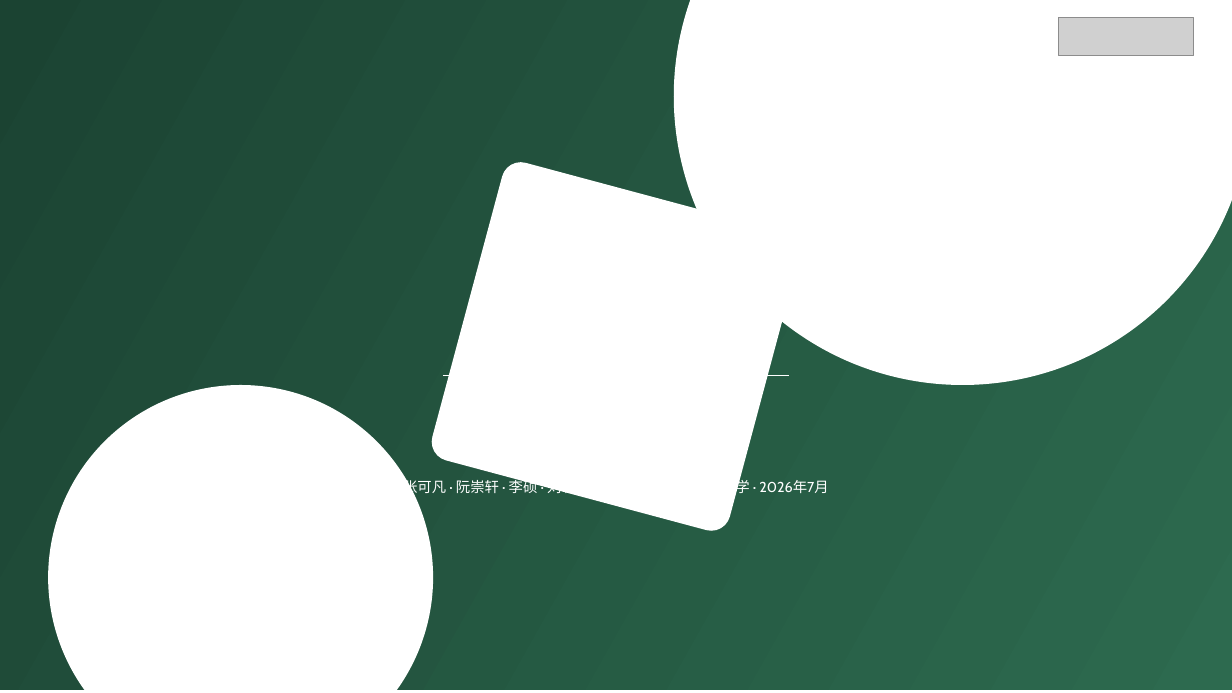
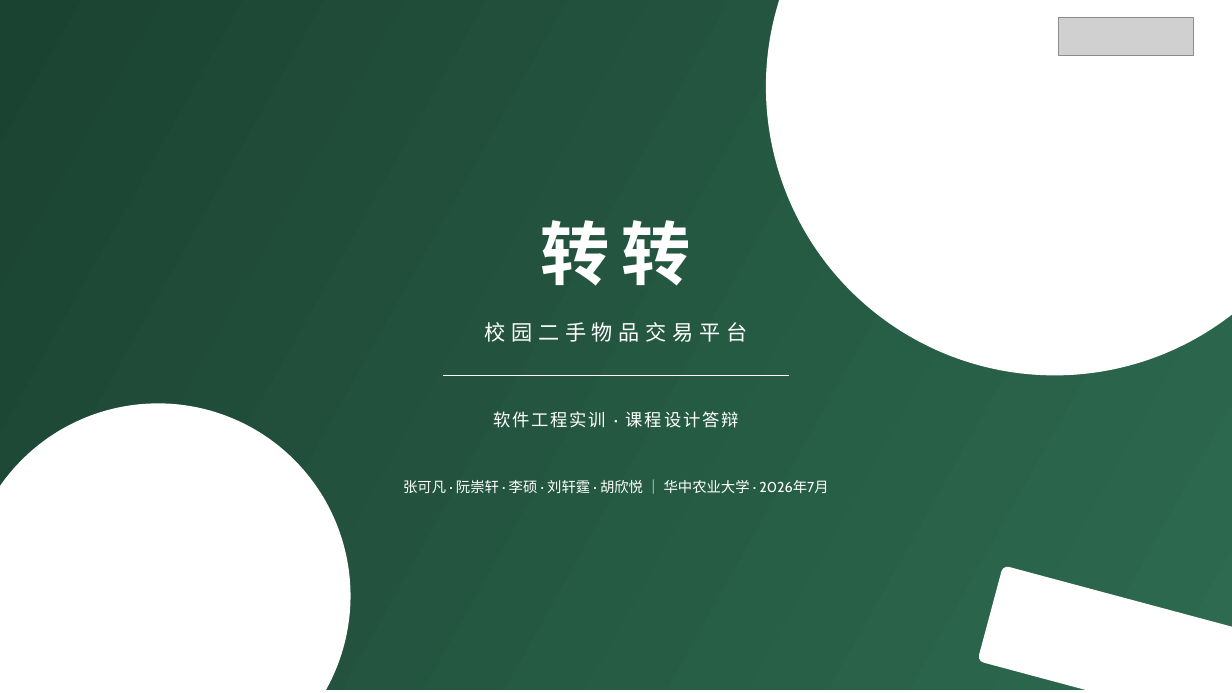
Before and after one commit to Niobium-41-nb/Zhuanzhuan, a slide deck: slide 1 of docs/答辩/转转-答辩-v4.pptx. Drawn at 1232x693 pixels with LibreOffice and Linux fonts; fonts in the diff are those of the drawing; grey boxes stand for pictures. Boxes give left, top, right and bottom in pixels: in the first picture for what was removed or moved away, otherwise in the second. Text is boxed around its words. In the diff, an @@ line names an element or a change of style, - is before the commit and + after.

Commit message:
fix: 聊天输入框固定+CartPage地址选择+v4答辩PPT

```diff
--- a/docs/答辩/转转-答辩-v4.pptx
+++ b/docs/答辩/转转-答辩-v4.pptx
@@ ellipse: place and size @@
-ellipse at [674,0,1232,385]
+ellipse at [766,0,1232,375]
@@ text added at [484,322,747,342], 16.5 pt, text #FFFFFF @@
+校园二手物品交易平台
@@ ellipse: place and size @@
-ellipse at [48,385,433,693]
+ellipse at [0,404,351,693]
@@ text added at [493,411,739,428], 13.5 pt, text #FFFFFF @@
+软件工程实训 · 课程设计答辩
@@ rounded rectangle: place and size @@
-rounded rectangle at [428,158,804,535]
+rounded rectangle at [978,565,1232,693]
```
Also in this commit, not shown: 1 other slide changed, 2 other files.
